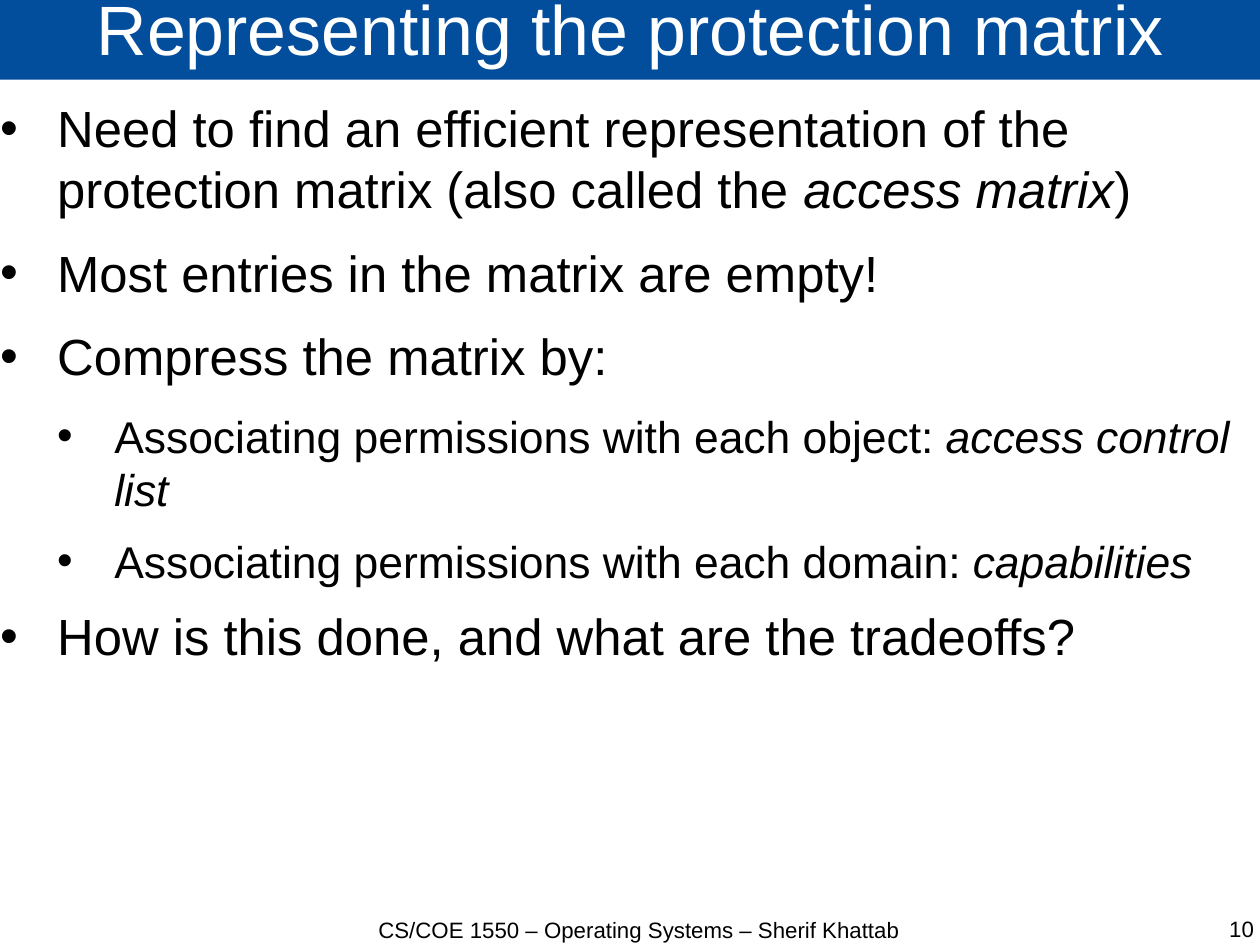
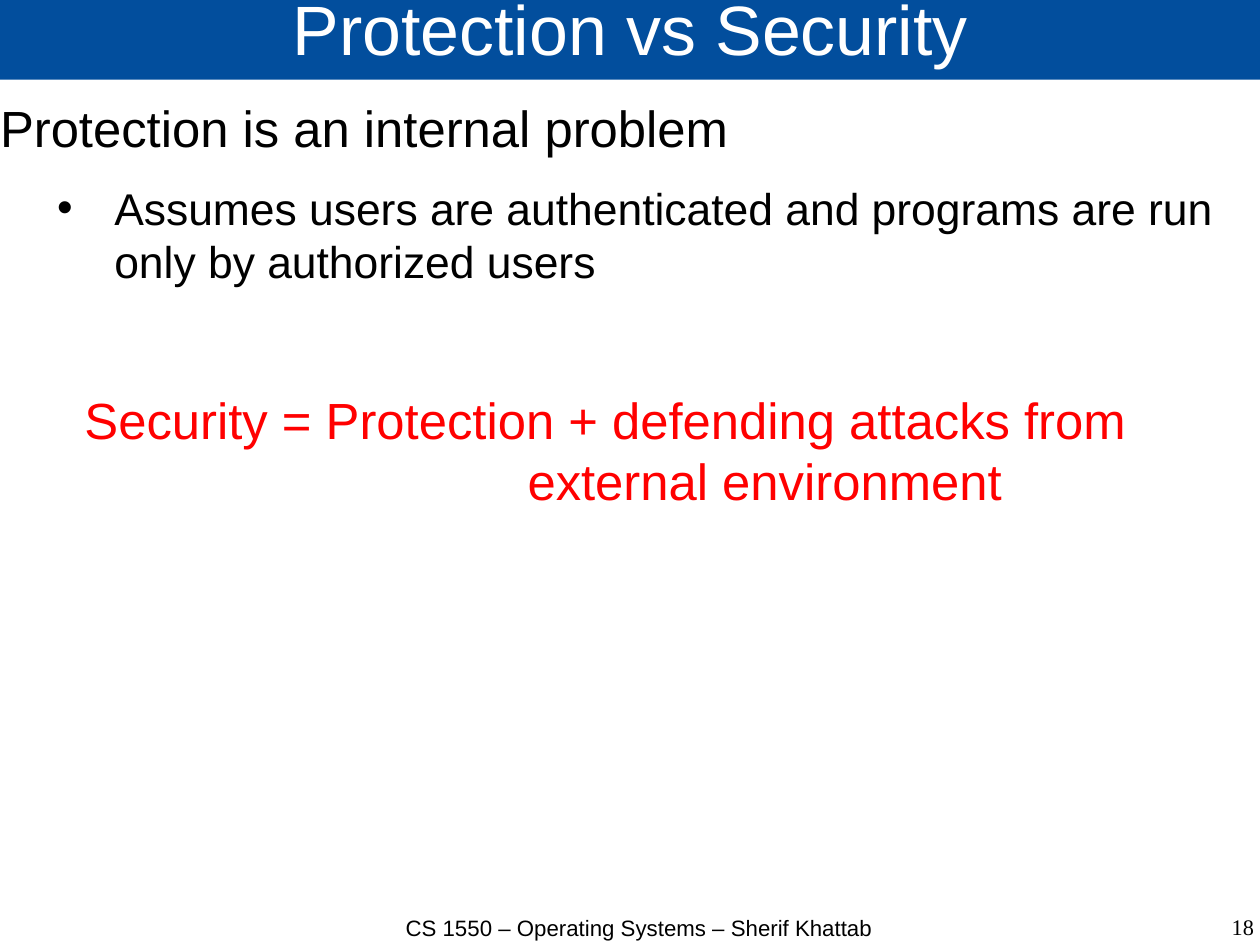
Before and after one commit to cs1550-2224/cs1550-code-handouts, a slide deck: slide 18 of DraftSlides/Lecture26.pptx (slide 10 before the commit). Drawn at 1260x945 pixels with LibreOffice and Linux fonts; fonts in the diff are those of the drawing. Boxes give left, top, right and bottom in pixels: in the first picture for what was removed or moved away, otherwise in the second. Text is boxed around its words. In the diff, an @@ line names an element or a change of style, - is before the commit and + after.

```diff
--- a/DraftSlides/Lecture26.pptx
+++ b/DraftSlides/Lecture26.pptx
@@ title at [293,4,968,69]: text changed @@
-Representing the protection matrix
+Protection vs Security
@@ text at [0,110,1212,501]: text changed @@
-• Need to find an efficient representation of the protection matrix (also called the access matrix)
-• Most entries in the matrix are empty!
-• Compress the matrix by:
-  • Associating permissions with each object: access control list
-  • Associating permissions with each domain: capabilities
-• How is this done, and what are the tradeoffs?
+Protection is an internal problem
+  • Assumes users are authenticated and programs are run only by authorized users
+Security = Protection + defending attacks from external environment
@@ text at [406,920,872,941]: text changed @@
-CS/COE 1550 – Operating Systems – Sherif Khattab
+CS 1550 – Operating Systems – Sherif Khattab
@@ page number at [1232,920,1254,936]: text changed; font Arial to Times New Roman @@
-10
+18
```
Also in this commit, not shown: 18 other slides changed, 42 slides added, 4 slides removed, 3 other files.
